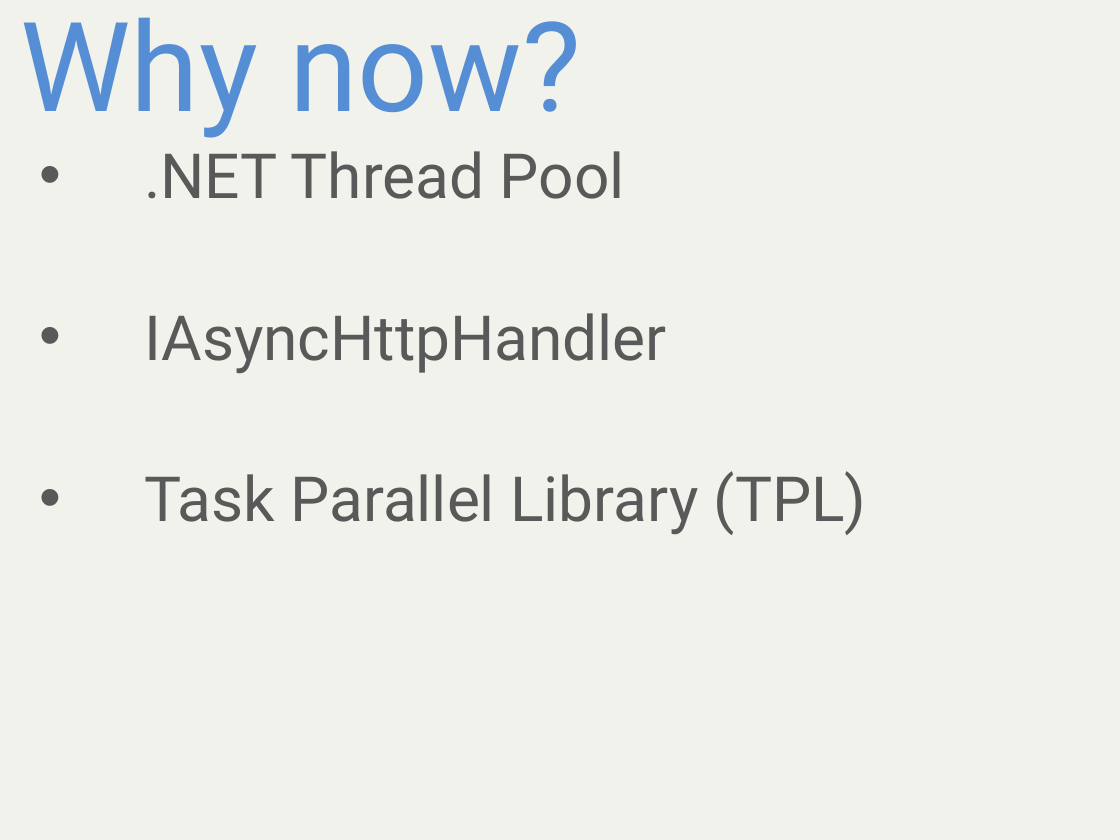
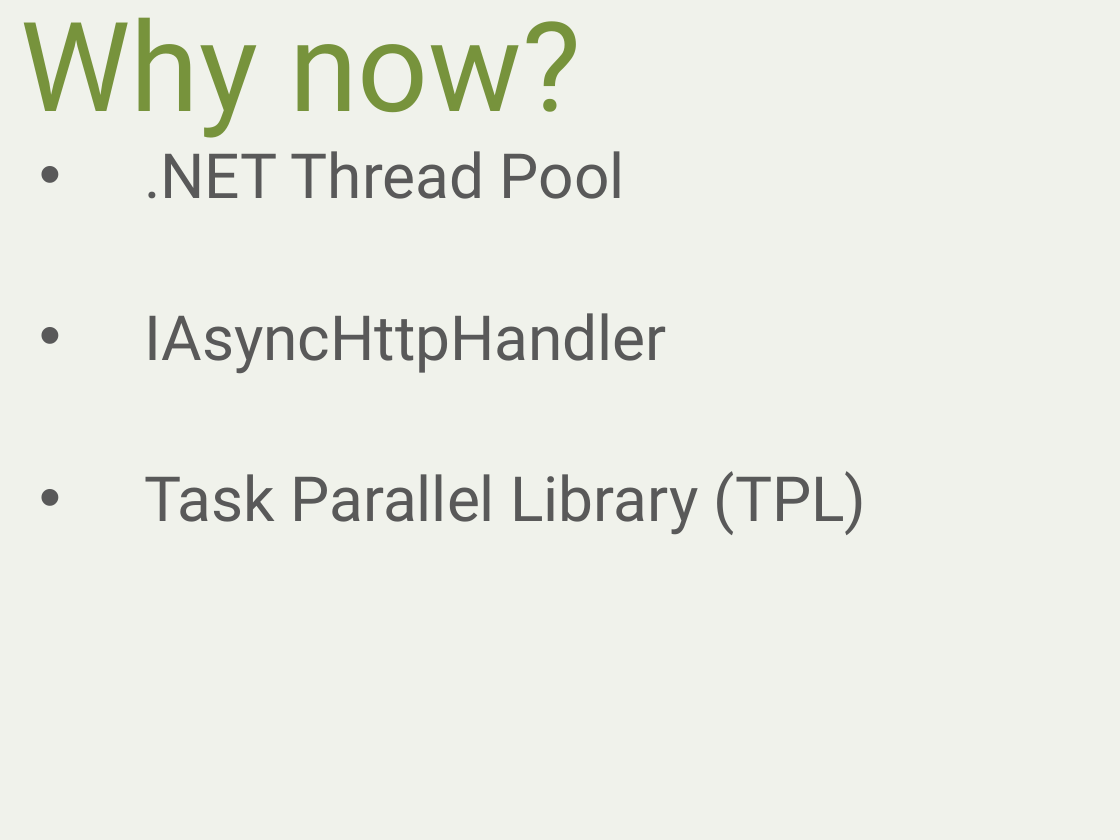
Before and after one commit to alani/Talks, a slide deck: slide 31 of SignalR-Intro/SignalRIntro.pptx (slide 29 before the commit). Drawn at 1120x840 pixels with LibreOffice and Linux fonts; fonts in the diff are those of the drawing. Boxes give left, top, right and bottom in pixels: in the first picture for what was removed or moved away, otherwise in the second. Text is boxed around its words. In the diff, an @@ line names an element or a change of style, - is before the commit and + after.

```diff
--- a/SignalR-Intro/SignalRIntro.pptx
+++ b/SignalR-Intro/SignalRIntro.pptx
@@ title "Why now?" at bbox=[21, 17, 581, 138]: text colour #558ED5 to #77933C @@
```
Also in this commit, not shown: 9 other slides changed, 6 slides added, 5 slides removed, 3 other files.
